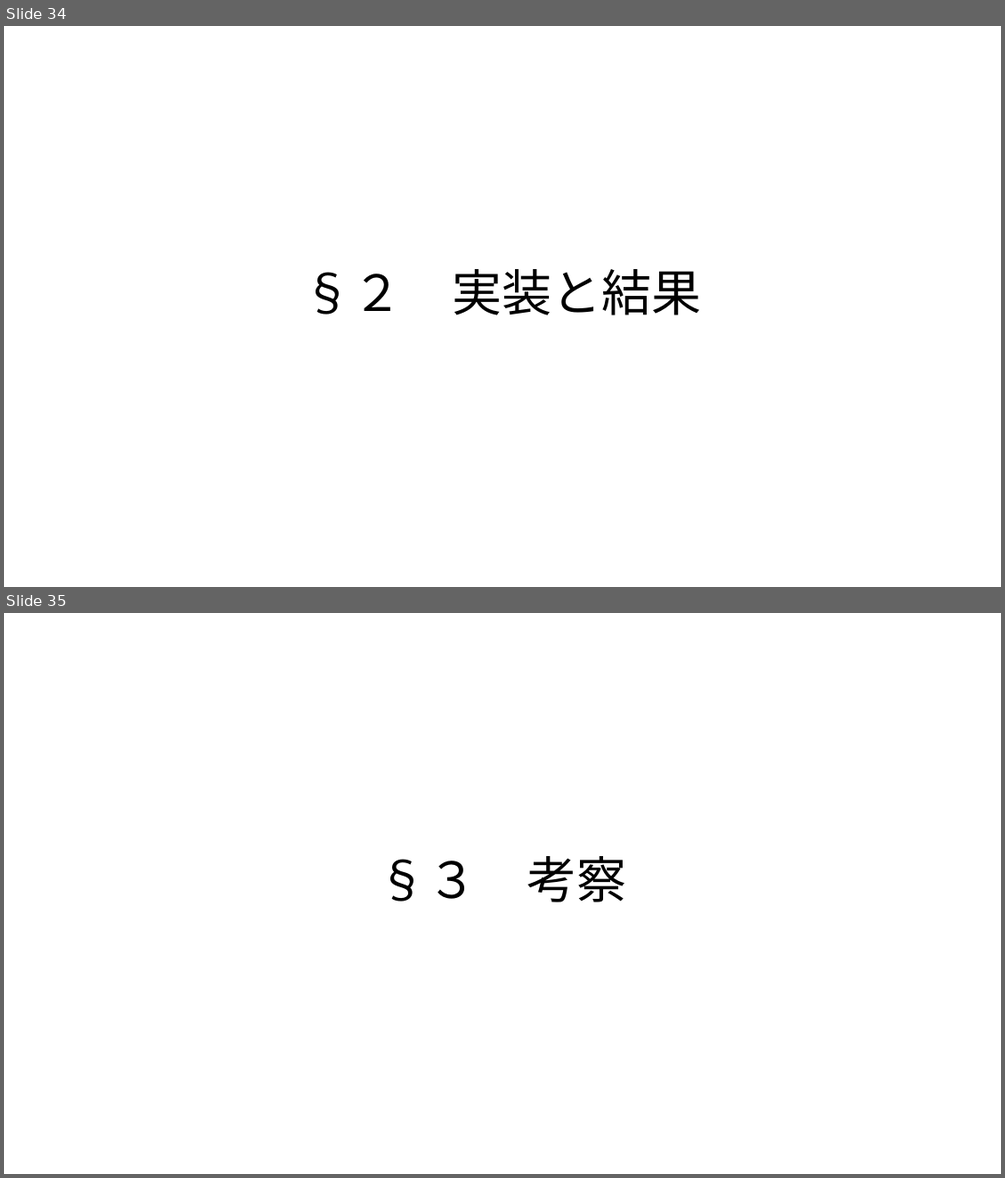
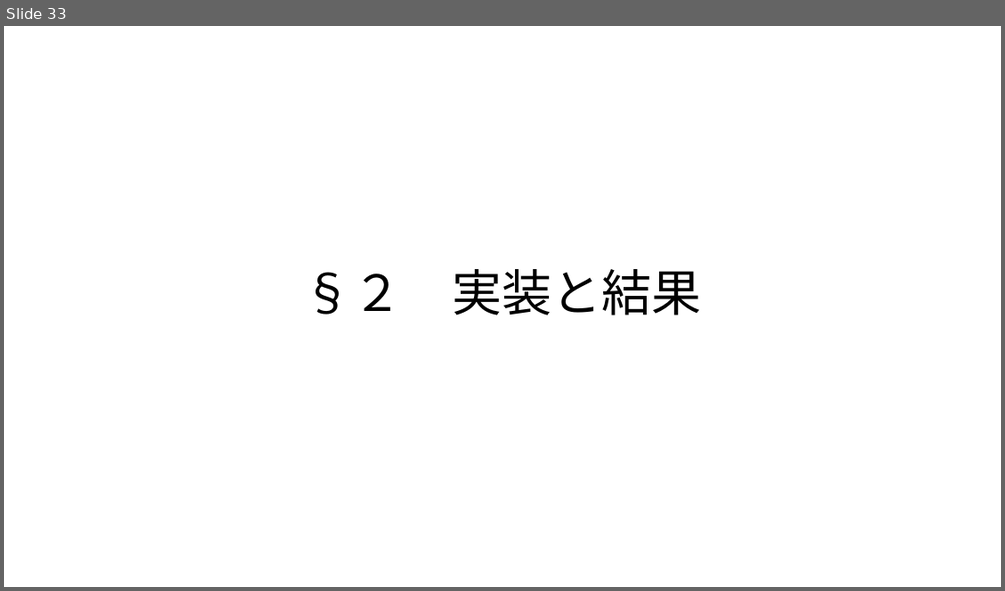
Before and after one commit to outk/graduate_thesis, a slide deck: 量子状態トモグラフィー.pptx. Shown one above the other, each under a label of ours: slides 34 and 35 before the commit, slide 33 after it. The pictures are 1005x1178 and 1005x591 pixels, drawn with LibreOffice and Linux fonts; fonts in the diff are those of the drawing. Boxes give left, top, right and bottom in pixels: in the first picture for what was removed or moved away, otherwise in the second. Text is boxed around its words. In the diff, an @@ line names an element or a change of style, - is before the commit and + after.

```diff
--- a/量子状態トモグラフィー.pptx
+++ b/量子状態トモグラフィー.pptx
@@ slide 35 removed at (4,613,1001,1174), background #FFFFFF @@
@@ title removed at (377,856,626,902) @@
-§３ 考察
@@ what was slide 34 is now slide 33 @@
```
Also in this commit, not shown: 1 slide changed, 5 slides added, 1 other slide removed.
